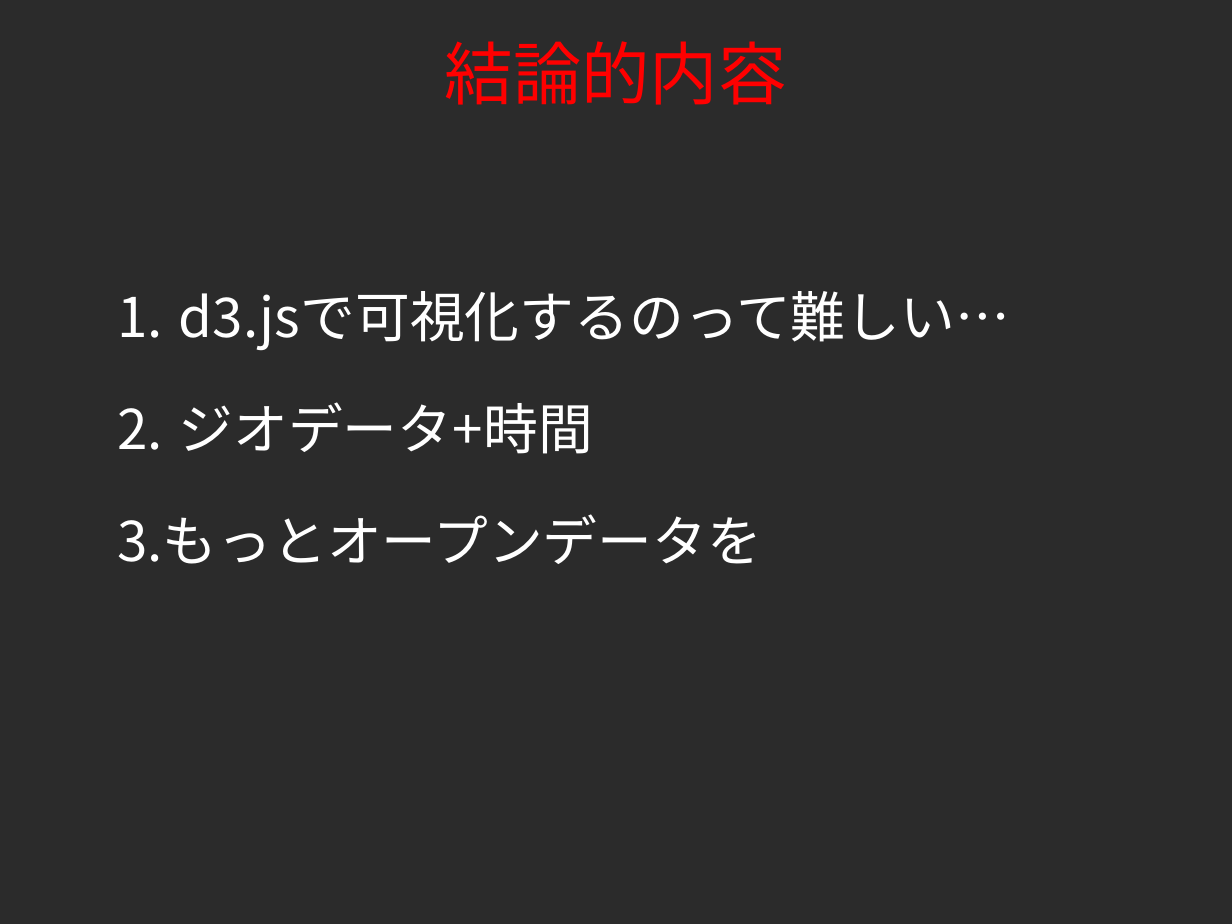
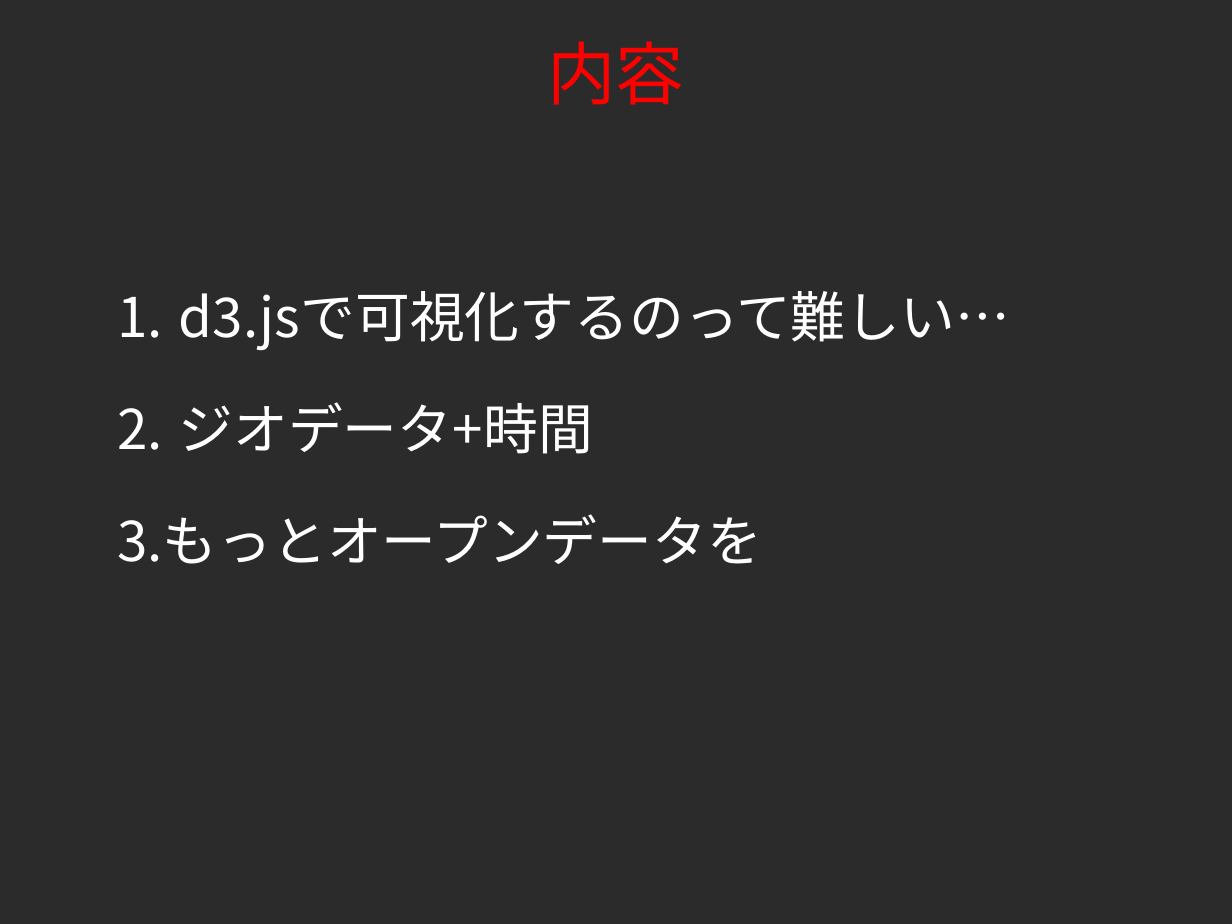
Before and after one commit to tkhrmeme/SapporoSchoolFlu, a slide deck: slide 4 of foss4g_hokkaido_2015_endo.ppt (slide 3 before the commit). Drawn at 1232x924 pixels with LibreOffice and Linux fonts; fonts in the diff are those of the drawing; background and template pictures are left out; a plain dark background stands for a picture behind light text. Boxes give left, top, right and bottom in pixels: in the first picture for what was removed or moved away, otherwise in the second. Text is boxed around its words. In the diff, an @@ line names an element or a change of style, - is before the commit and + after.

```diff
--- a/foss4g_hokkaido_2015_endo.ppt
+++ b/foss4g_hokkaido_2015_endo.ppt
@@ title at bbox=[547, 41, 684, 105]: text changed @@
-結論的内容
+内容
```
Also in this commit, not shown: 1 other slide changed.
